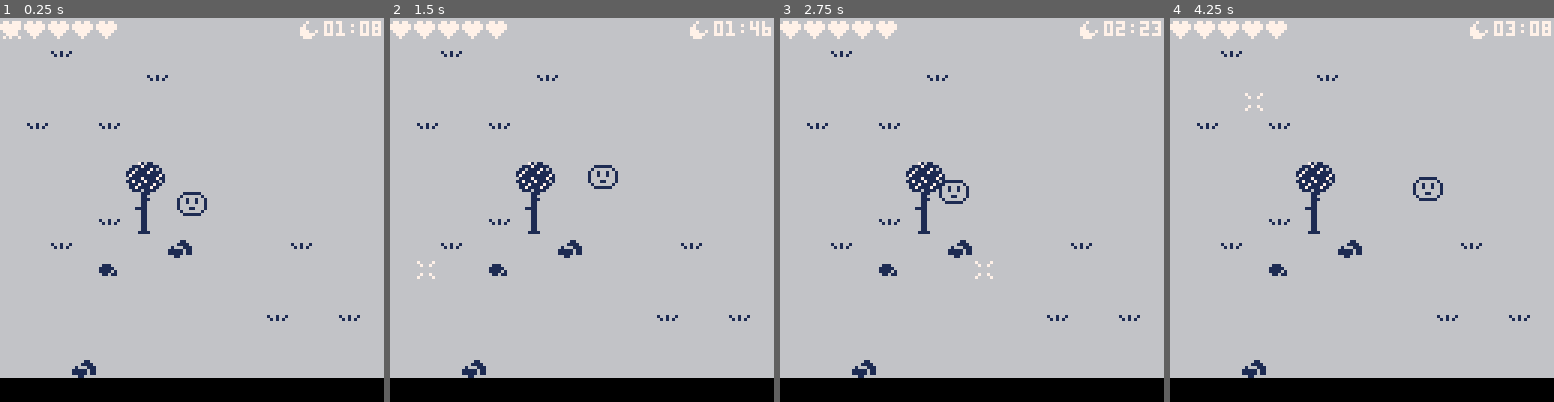
Above: before the commit, frames 1-4 (left to right).
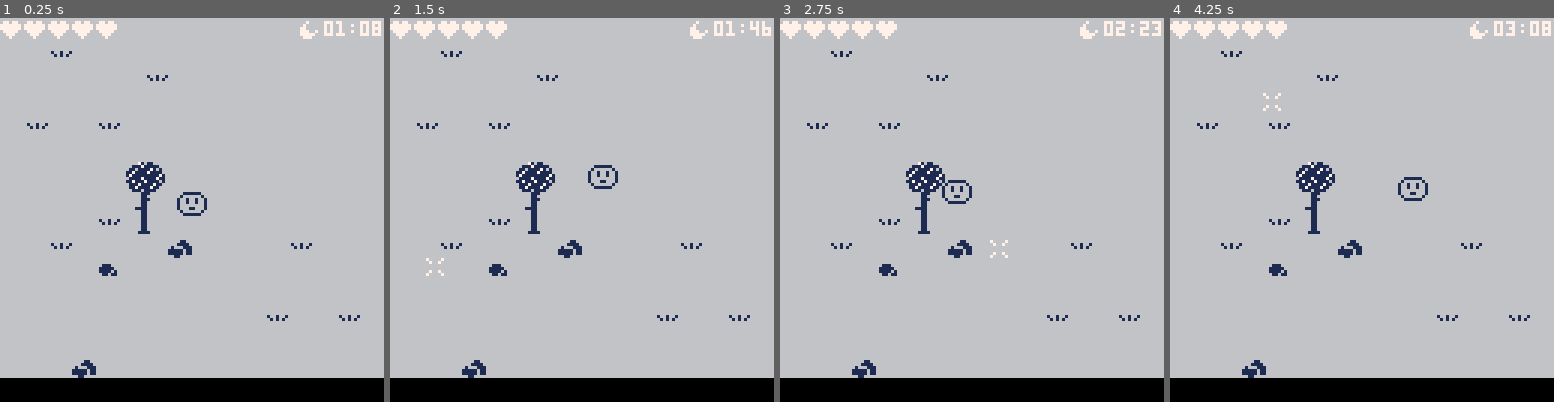
Above: after the commit, the same moments.

Repository: Lyatus/ld43
Game: PICO-8 cartridge ld43.p8
The game is run twice, just before and just after one commit, with the same random seed, the same clock (stepped at 60 frames per second) and the same inputs.
Inputs (mouse positions are in pixels of both pictures, inside the frame that each line leads up to):
- Up to frame 1 (0.25 s): no input
- Up to frame 2 (1.5 s): click (670, 121) at 0.67 s; tap O (Z key) at 0.7 s; click (436, 267) at 1.22 s
- Up to frame 3 (2.75 s): hold Right 1.6-2.1 s; tap O (Z key) at 1.7, 2.1, 2.5 s; click (887, 114) at 1.77 s; hold Up 2.15-2.42 s; click (952, 259) at 2.32 s; hold Right from 2.47 s (still down)
- Up to frame 4 (4.25 s): click (1404, 106) at 2.87 s; tap O (Z key) every 0.4 s from 2.9 to 4.1 s; release Right at 3.03 s; hold Left 3.08-3.58 s; click (1465, 256) at 3.42 s; hold Down 3.63-3.97 s; click (1231, 102) at 3.97 s; hold Right from 4.02 s (still down)

The runs differ from the first frame. In frame 1, less than 0.1% of the frame differs, in the area x 0-6%, y 0-6%; in frame 2, 0.1%; in frame 3, 0.3%; in frame 4, 0.4%, in the area x 19-72%, y 19-48%.

Commit message:
Smooth cursor

Diff:
--- a/ld43.p8
+++ b/ld43.p8
@@ -98,35 +98,35 @@
 
 -- cursor
 function crs_init()
-	crs_x = 8
-	crs_y = 8
+	crs_x = 64
+	crs_y = 64
 	crs_last_m_x = -1
 	crs_last_m_y = -1
 	poke(0x5f2d, 1)
 end
 function crs_update()
 	if btnp(4) or stat(34)!=0 then -- action
-		local act = act_get(crs_x, crs_y)
+		local act = act_get(flr(crs_x/8),flr(crs_y/8))
 		if act then
 			act.f()
 		else -- tama destination
-			tma_goto(crs_x*8+map_x+4, crs_y*8+map_y+4)
+			tma_goto(crs_x+map_x, crs_y+map_y)
 		end
 	end
-	if btnp(0) then crs_x -= 1 end
-	if btnp(1) then crs_x += 1 end
-	if btnp(2) then crs_y -= 1 end
-	if btnp(3) then crs_y += 1 end
+	if btn(0) then crs_x -= 2 end
+	if btn(1) then crs_x += 2 end
+	if btn(2) then crs_y -= 2 end
+	if btn(3) then crs_y += 2 end
 	if stat(32) != crs_last_m_x then
-		crs_x = flr(stat(32)/8)
+		crs_x = stat(32)
 		crs_last_m_x = stat(32)
 	end
 	if stat(33) != crs_last_m_y then
-		crs_y = flr(stat(33)/8)
+		crs_y = stat(33)
 		crs_last_m_y = stat(33)
 	end
-	crs_x = mid(0, crs_x, 15)
-	crs_y = mid(0, crs_y, 15)
+	crs_x = mid(0, crs_x, 128)
+	crs_y = mid(0, crs_y, 128)
 end
 function crs_draw()
 	local act = act_get(crs_x, crs_y)
@@ -134,7 +134,7 @@
 	if act then
 		pal(7, 12)
 	end
-	spr(sprite, crs_x*8, crs_y*8)
+	spr(sprite, crs_x-4, crs_y-4)
 	pal()
 end
 
